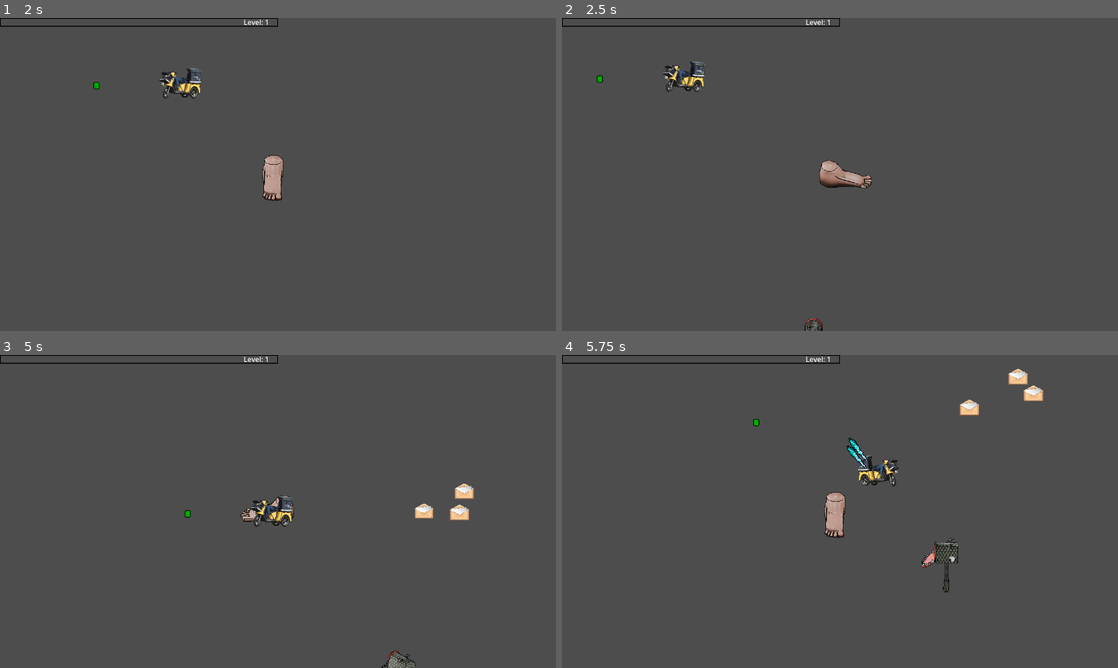
Above: before the commit, frames 1-4 (two rows, left to right).
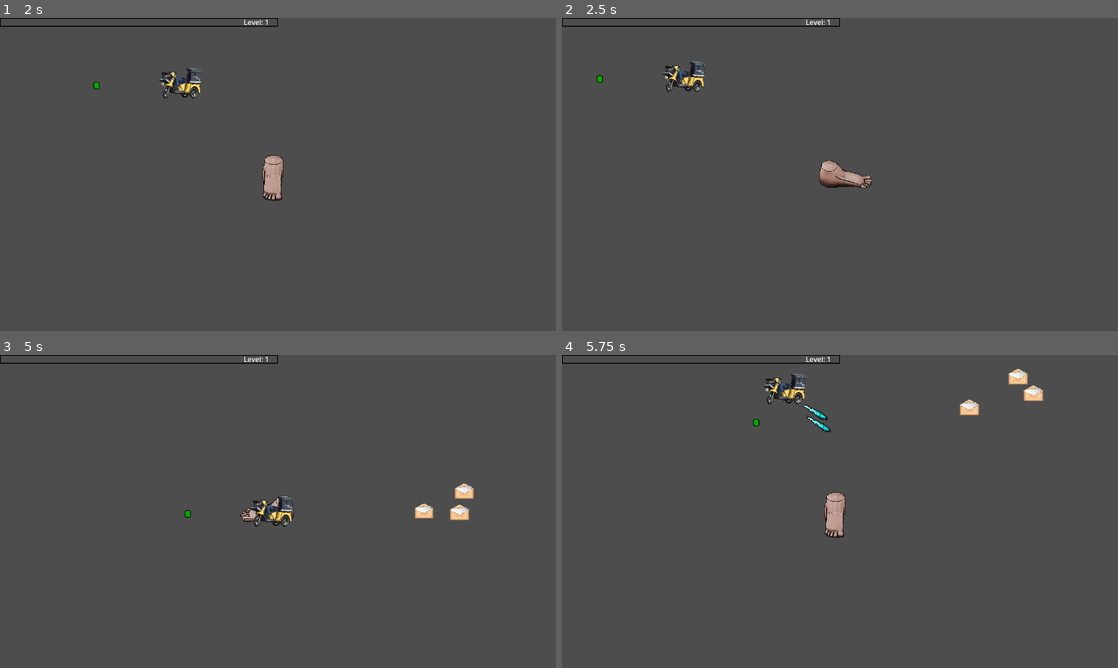
Above: after the commit, the same moments.

Repository: rat-balls/FootFactor
Game: Godot game, scene res://Scenes/MainScenes/main.tscn
Two runs of this game, one before a commit and one after it. Both use one fixed random seed, a clock stepped at 60 frames per second and the inputs below. Sound files missing from this copy of the repository are replaced by a short silence.
Inputs (mouse positions are in pixels of both pictures, inside the frame that each line leads up to):
- Up to frame 1 (2 s): tap Enter at 0.5 s; move the mouse to (400, 158) at 0.52 s; hold Right (Right) 0.53-1.28 s; click (400, 158) at 0.6 s; move the mouse to (166, 190) at 1.27 s; hold S (Down) from 1.28 s (still down); click (166, 190) at 1.35 s
- Up to frame 2 (2.5 s): move the mouse to (895, 105) at 2.02 s; release S (Down) at 2.03 s; hold Right (Right) from 2.03 s (still down); click (895, 105) at 2.1 s
- Up to frame 3 (5 s): move the mouse to (250, 574) at 2.77 s; release Right (Right) at 2.78 s; hold Up (Up) 2.78-3.53 s; click (250, 574) at 2.85 s; move the mouse to (444, 558) at 3.52 s; hold Left (Left) from 3.53 s (still down); click (444, 558) at 3.6 s; move the mouse to (111, 464) at 4.27 s; click (111, 464) at 4.35 s
- Up to frame 4 (5.75 s): move the mouse to (867, 511) at 5.02 s; release Left (Left) at 5.03 s; hold S (Down) from 5.03 s (still down); click (867, 511) at 5.1 s

Frame 1 is identical in both runs. In frame 2, less than 0.1% of the frame differs, in the area x 43-47%, y 96-100%; in frame 3, 0.2%; in frame 4, 1.4%, in the area x 36-72%, y 6-76%.

Commit message:
Fix

Diff:
--- a/Scenes/MainScenes/world.tscn
+++ b/Scenes/MainScenes/world.tscn
@@ -1,24 +1,14 @@
-[gd_scene load_steps=7 format=3 uid="uid://bi3vk14agdyap"]
+[gd_scene load_steps=5 format=3 uid="uid://bi3vk14agdyap"]
 
 [ext_resource type="PackedScene" uid="uid://2xuoik3yu85u" path="res://Scenes/Prefabs/Player/player.tscn" id="1_ehvkl"]
 [ext_resource type="PackedScene" uid="uid://qwcicut6l3mm" path="res://Scenes/Prefabs/Utility/enemy_spawner.tscn" id="1_woslj"]
 [ext_resource type="Script" uid="uid://l7shxdavf4b2" path="res://Scripts/Utility/spawn_info.gd" id="2_uww6s"]
-[ext_resource type="PackedScene" uid="uid://bxw8vf2g4it62" path="res://Scenes/Prefabs/Enemy/fish_enemy.tscn" id="3_bstb2"]
 [ext_resource type="PackedScene" uid="uid://b31viodtbfo18" path="res://Scenes/Prefabs/Objects/experience.tscn" id="3_woslj"]
-
-[sub_resource type="Resource" id="Resource_87h1v"]
-script = ExtResource("2_uww6s")
-time_start = 0
-time_end = 60
-enemy = ExtResource("3_bstb2")
-enemy_num = 1
-enemy_spawn_delay = 1
-metadata/_custom_type_script = "uid://l7shxdavf4b2"
 
 [node name="World" type="Node2D"]
 
 [node name="EnemySpawner" parent="." instance=ExtResource("1_woslj")]
-spawns = Array[ExtResource("2_uww6s")]([SubResource("Resource_87h1v")])
+spawns = Array[ExtResource("2_uww6s")]([])
 
 [node name="Player" parent="." instance=ExtResource("1_ehvkl")]
 position = Vector2(604, 338)
--- a/Scripts/API/client.gd
+++ b/Scripts/API/client.gd
@@ -75,4 +75,4 @@
 		set_process(false) # Stop processing.
 
 func _on_enemy_death(id):
-	socket.send_text('{"event":"MONSTER_KILL","data":{"mobInstanceId":"' + id + '"}}')
+	socket.send_text('{"event":"MONSTER_KILL","data":{"mobInstanceId":"' + str(id) + '"}}')
Not shown: 1 places in Scenes/Prefabs/Utility/upgrade_db.tscn that only renumber resources
